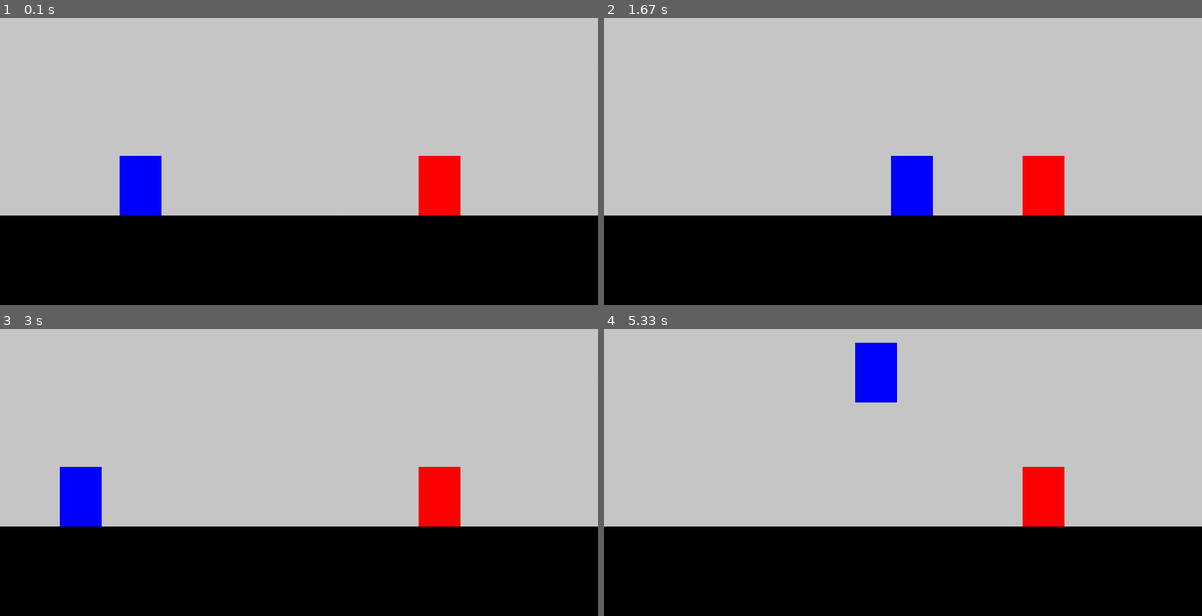
Above: before the commit, frames 1-4 (two rows, left to right).
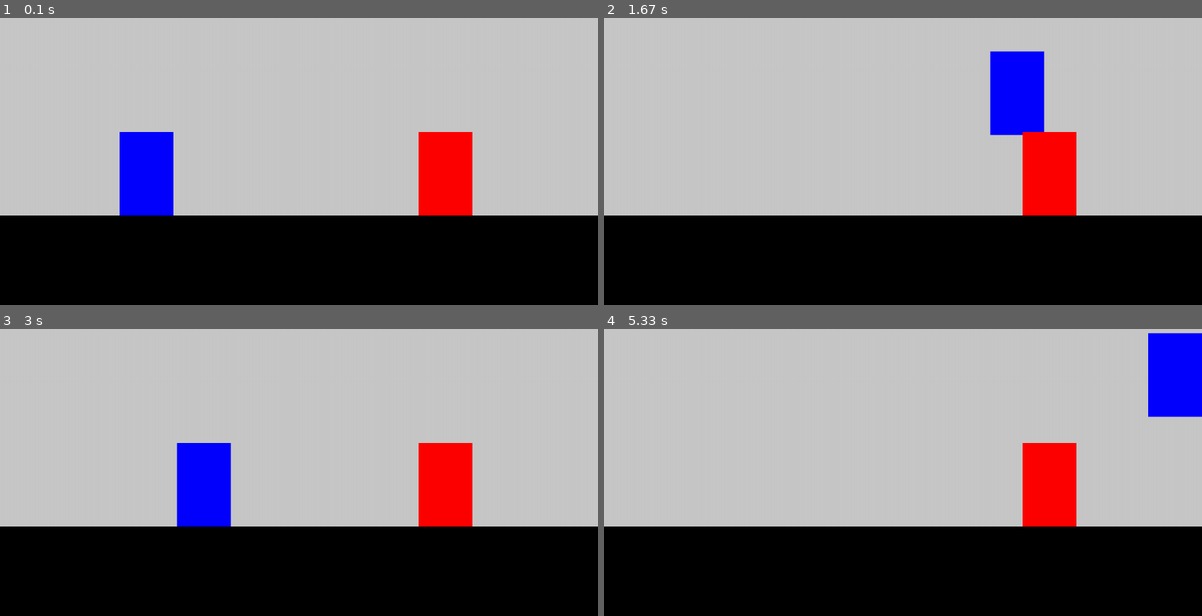
Above: after the commit, the same moments.

Repository: mariano3232/pygame
Game: pygame game, started from main.py
Two runs of this game, one before a commit and one after it. Both use one fixed random seed, a clock stepped at 60 frames per second and the inputs below.
Inputs:
- Up to frame 1 (0.1 s): no input
- Up to frame 2 (1.67 s): tap Y at 0.33, 1.65 s; hold D 0.67-1.13 s; hold W 1.17-1.47 s; hold D from 1.5 s (still down)
- Up to frame 3 (3 s): release D at 1.97 s; hold A 2-2.53 s; hold A 2.57-2.97 s
- Up to frame 4 (5.33 s): hold W 3-3.37 s; tap Y at 3.15, 4.72 s; hold D 3.4-4.03 s; hold A 4.07-4.53 s; hold D 4.57-5.03 s; hold W from 5.07 s (still down)

The runs differ from the first frame. In frame 1, 2.3% of the frame differs, in the area x 20-79%, y 39-69%; in frame 2, 5.2%; in frame 3, 5.3%; in frame 4, 5.3%, in the area x 42-100%, y 1-69%.

Commit message:
dash, air-dash, recovery state

Diff:
--- a/character.py
+++ b/character.py
@@ -1,44 +1,85 @@
 import pygame
 
 class Character:
-    def __init__(self,x,y):
-        self.rect = pygame.Rect(x,y,70,100)
+    def __init__(self, x, y):
+        self.rect = pygame.Rect(x, y, 90, 140)
         self.vel_y = 0
         self.jumping = False
         self.dash = False
-
-    def draw(self,screen,color):
+        self.dash_timer = 0
+        self.recovery = False
+    def draw(self, screen, color):
         pygame.draw.rect(screen, color, self.rect)
 
     def move(self, screen_width, screen_height, floor_height):
-        SPEED = 10
+        SPEED = 7
         JUMPING_SPEED = 8
-        GRAVITY = 2
+        DASH_SPEED = 25
+        DASH_DURATION = 10
+        GRAVITY = 1
         dx = 0
         dy = 0
 
         key = pygame.key.get_pressed()
-        if key[pygame.K_a ] and not self.jumping : dx = -SPEED
-        if key[pygame.K_d ] and not self.jumping : dx = SPEED
-        if key[pygame.K_w ] and not self.jumping :
-            self.vel_y = -30
+
+        # Movimiento horizontal
+        if key[pygame.K_a] and not self.jumping and not self.recovery:
+            dx = -SPEED
+        if key[pygame.K_d] and not self.jumping and not self.recovery:
+            dx = SPEED
+
+        # Jump
+        if key[pygame.K_w] and not self.jumping and not self.recovery:
+            self.vel_y = -20
             self.jumping = 'neutral'
-            if key[pygame.K_d] : self.jumping = 'right'
-            elif key[pygame.K_a] : self.jumping = 'left'
+            if key[pygame.K_d]:
+                self.jumping = 'right'
+            elif key[pygame.K_a]:
+                self.jumping = 'left'
 
-        #JUMP :
-        self.vel_y +=GRAVITY
+        self.vel_y += GRAVITY
         dy = self.vel_y
         if self.rect.bottom + dy > screen_height - floor_height:
             dy = screen_height - floor_height - self.rect.bottom
+            if self.jumping : self.recovery = 3
             self.jumping = False
-        if self.jumping == 'right' : dx = JUMPING_SPEED
-        elif self.jumping == 'left' : dx = -JUMPING_SPEED
-        elif self.jumping == 'neutral' : dx = 0
+        if self.jumping == 'right':
+            dx = JUMPING_SPEED
+        elif self.jumping == 'left':
+            dx = -JUMPING_SPEED
+        elif self.jumping == 'neutral':
+            dx = 0
+        # Dash
+        if key[pygame.K_y] and self.dash_timer == 0 and not self.recovery and not self.dash and (not self.jumping or self.rect.bottom < 300):
+            self.dash_timer = DASH_DURATION
+            self.dash  = DASH_SPEED
+            if key[pygame.K_a]:
+                self.dash  = -DASH_SPEED
 
-        #BORDES
-        if self.rect.left + dx < 0 : dx = -self.rect.left
-        if self.rect.right + dx > screen_width : dx = screen_width - self.rect.right
+        if self.dash:
+            #dash saltando
+            if self.jumping :
+                if self.dash > 0 : self.jumping = 'right'
+                else : self.jumping = 'left'
+            #Duracion y recovery
+            self.vel_y = 0
+            if self.dash_timer > 0:
+                dx=self.dash
+                self.dash_timer -= 1
+            else:
+                self.recovery = 7
+                if self.jumping : self.recovery = 15
+                self.dash = False
+
+        #Recovery
+        if self.recovery > 0:
+            self.recovery -= 1
+            if self.recovery == 0 : self.recovery=False
+        # Bordes
+        if self.rect.left + dx < 0:
+            dx = -self.rect.left
+        if self.rect.right + dx > screen_width:
+            dx = screen_width - self.rect.right
 
         self.rect.y += dy
         self.rect.x += dx
--- a/main.py
+++ b/main.py
@@ -12,15 +12,14 @@
 SCREEN_WIDTH=1000
 SCREEN_HEIGHT=600
 FLOOR_HEIGHT=150
-P1_HEIGHT = 100
 
 screen = pygame.display.set_mode((SCREEN_WIDTH, SCREEN_HEIGHT))
 pygame.display.set_caption("juegardium")
 clock = pygame.time.Clock()
 FPS = 60
 
-fighter_1 = Character(200, SCREEN_HEIGHT - FLOOR_HEIGHT - 100)
-fighter_2 = Character(700, SCREEN_HEIGHT - FLOOR_HEIGHT - 100)
+fighter_1 = Character(200, SCREEN_HEIGHT - FLOOR_HEIGHT - 140)
+fighter_2 = Character(700, SCREEN_HEIGHT - FLOOR_HEIGHT - 140)
 
 def update_screen():
     #Fondo y piso:
